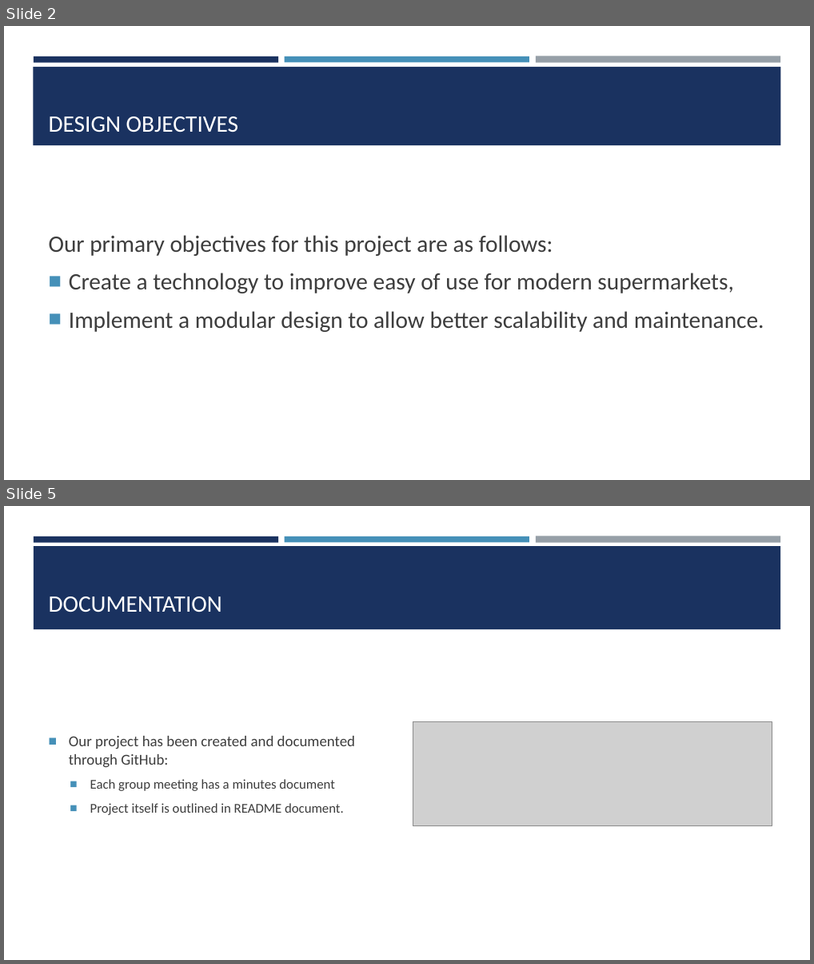
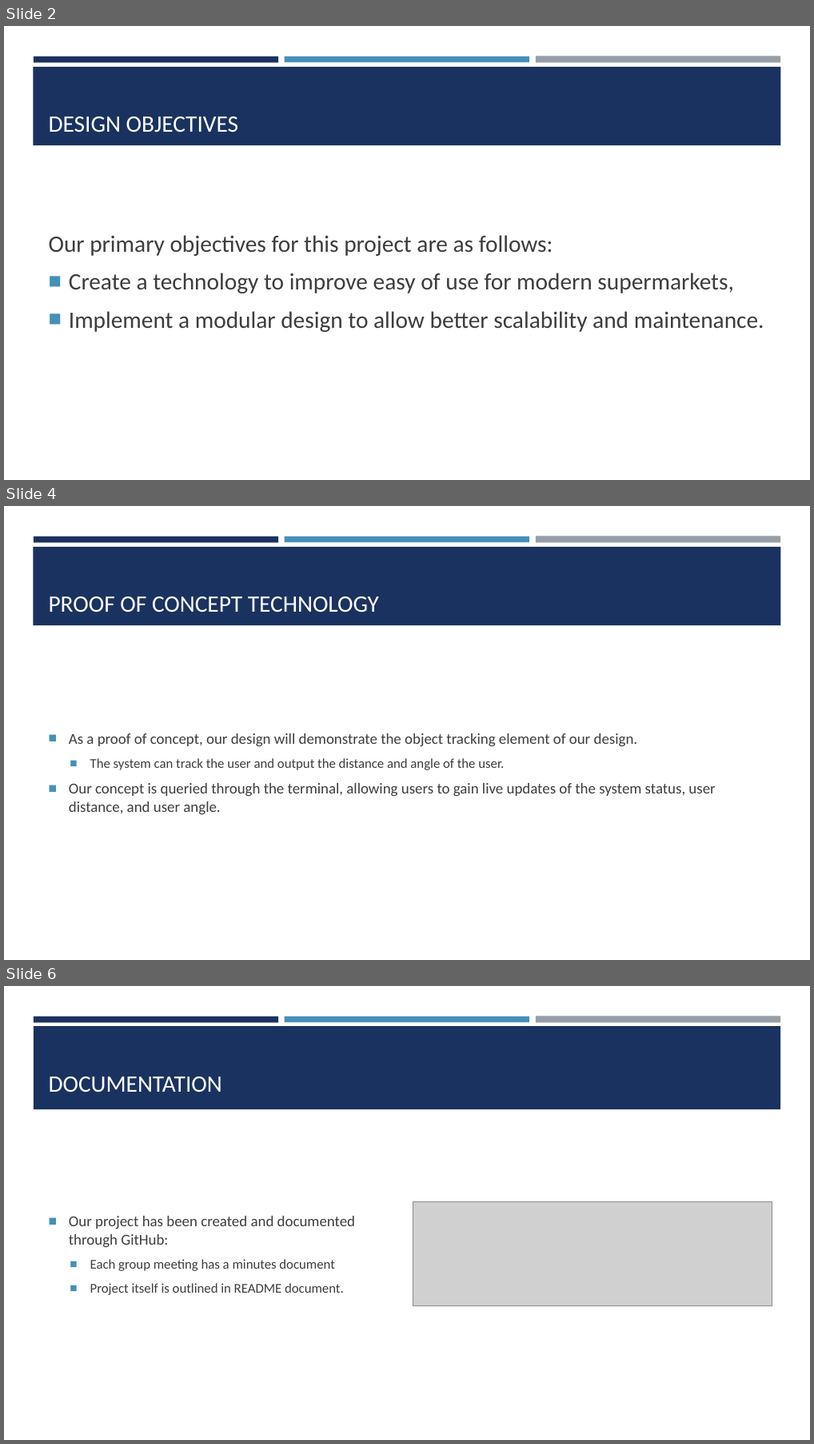
Before and after one commit to WillVallis/MTRX2700-Major-Project-, a slide deck: Design and Pseudocode Materials/Major Project Presentation.pptx. Shown one above the other, each under a label of ours: slides 2 and 5 before the commit, slides 2, 4 and 6 after it; the slides between them are not shown. The pictures are 814x964 and 814x1444 pixels, drawn with LibreOffice and Linux fonts; fonts in the diff are those of the drawing; grey boxes stand for pictures. Boxes give left, top, right and bottom in pixels: in the first picture for what was removed or moved away, otherwise in the second. Text is boxed around its words. In the diff, an @@ line names an element or a change of style, - is before the commit and + after.

```diff
--- a/Design and Pseudocode Materials/Major Project Presentation.pptx
+++ b/Design and Pseudocode Materials/Major Project Presentation.pptx
@@ slide 4 added at box(4, 506, 810, 960), background #FFFFFF; not listed: 4 template elements that a slide beside it also shows @@
@@ title added at box(49, 596, 379, 612), 28 pt, text #FFFFFF @@
+PROOF OF CONCEPT TECHNOLOGY
@@ text added at box(69, 733, 715, 815), 18 pt, text #3D3D3D @@
+■ As a proof of concept, our design will demonstrate the object tracking element of our design.
+  ■ The system can track the user and output the distance and angle of the user.
+■ Our concept is queried through the terminal, allowing users to gain live updates of the system status, user distance, and user angle.
@@ what was slide 5 is now slide 6 @@
```
Also in this commit, not shown: 8 slides changed, 1 other slide added, 20 other files.
